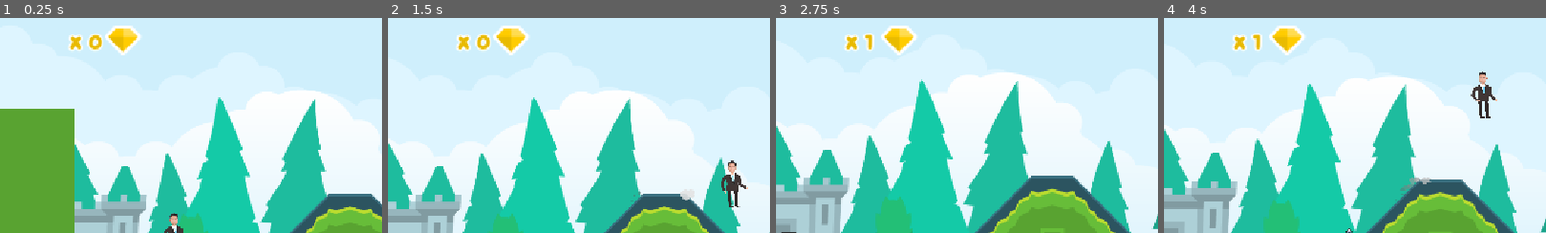
Above: before the commit, frames 1-4 (left to right).
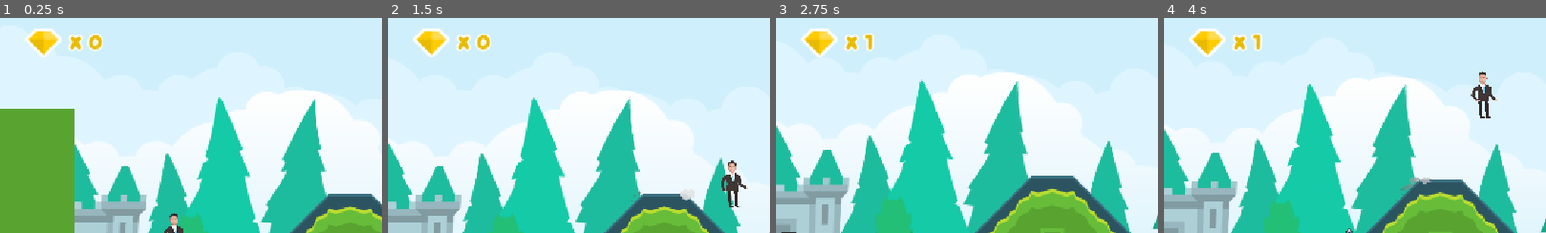
Above: after the commit, the same moments.

Repository: YanathornBoonlue/projectgame2d
Game: Godot game, scene res://Scenes/Levels/Level_02.tscn
Two runs of this game, one before a commit and one after it. Both use one fixed random seed, a clock stepped at 60 frames per second and the inputs below. This scene is started directly instead of the project's main scene.
Inputs:
- Up to frame 1 (0.25 s): no input
- Up to frame 2 (1.5 s): hold D (Right) from 0.53 s (still down); tap Space (Jump) at 0.77 s
- Up to frame 3 (2.75 s): tap Space (Jump) at 1.52 s; release D (Right) at 2.03 s; hold A (Left) from 2.03 s (still down)
- Up to frame 4 (4 s): release A (Left) at 2.78 s; hold D (Right) from 2.78 s (still down); tap Space (Jump) at 3.02, 3.77 s
The pictures show only the part of the screen within x 0-50%, y 4-54%; the shares and areas given below are measured in that part.

The runs differ from the first frame. In frame 1, 1.7% of the frame differs, in the area x 6-37%, y 3-19%; in frame 2, 1.7%; in frame 3, 1.7%; in frame 4, 1.7%.

Commit message:
Third Commit

Diff:
--- a/Scenes/Levels/Level_02.tscn
+++ b/Scenes/Levels/Level_02.tscn
@@ -470,10 +470,10 @@
 [node name="ScoreTexture" type="TextureRect" parent="UserInterface/GameUI/Score"]
 unique_name_in_owner = true
 layout_mode = 0
-offset_left = 134.0
-offset_top = 9.0
-offset_right = 234.0
-offset_bottom = 109.0
+offset_left = 14.0
+offset_top = 13.0
+offset_right = 114.0
+offset_bottom = 113.0
 texture = ExtResource("7_ns8o6")
 stretch_mode = 4
 
